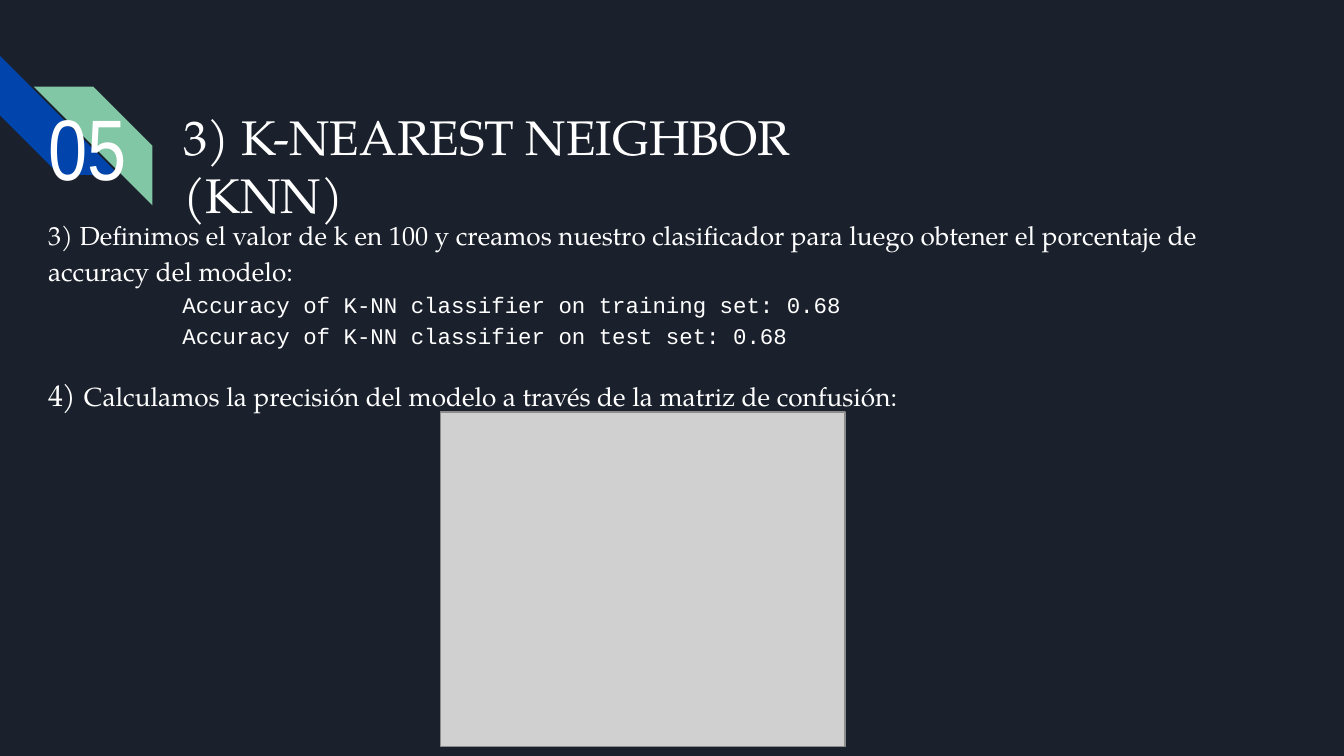
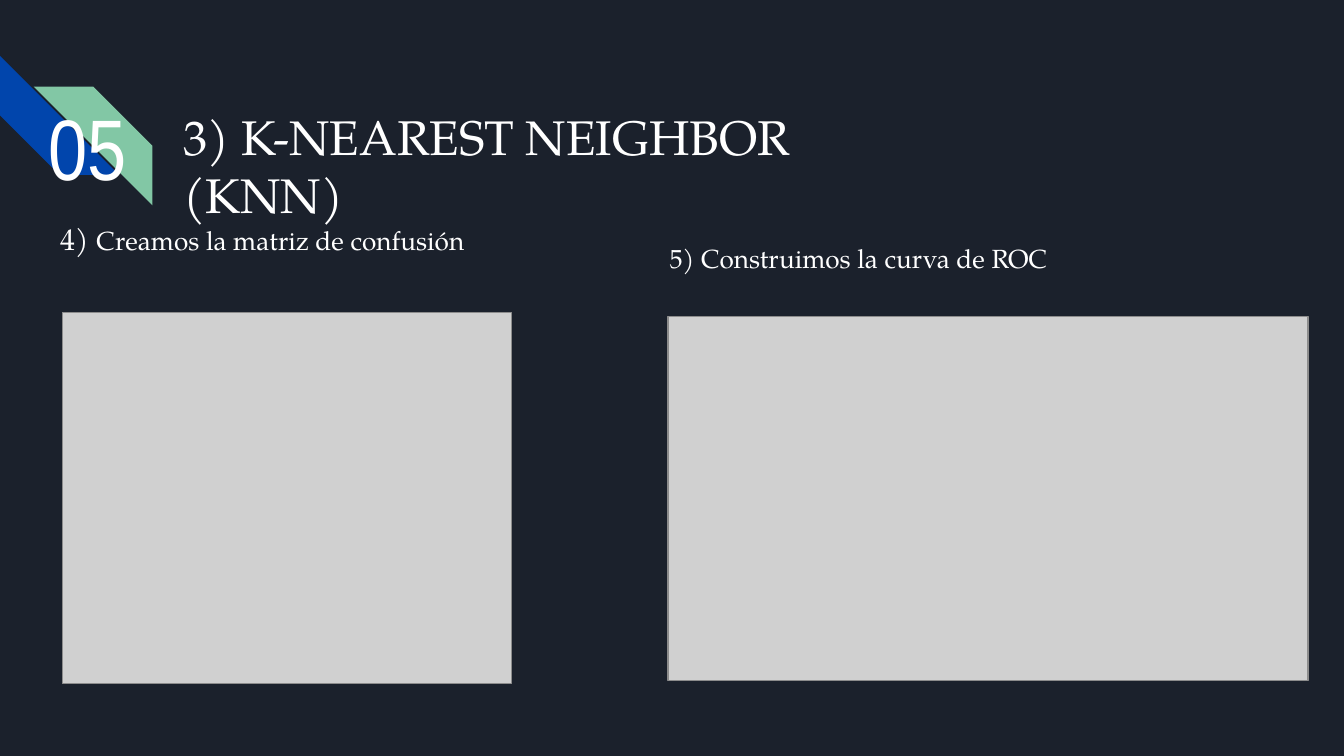
Before and after one commit to Alejo3107/PROYECTO_CH_DS, a slide deck: slide 34 of Presentación ejecutiva.pptx (slide 31 before the commit). Drawn at 1344x756 pixels with LibreOffice and Linux fonts; fonts in the diff are those of the drawing; grey boxes stand for pictures; background and template pictures are left out. Boxes give left, top, right and bottom in pixels: in the first picture for what was removed or moved away, otherwise in the second. Text is boxed around its words. In the diff, an @@ line names an element or a change of style, - is before the commit and + after.

```diff
--- a/Presentación ejecutiva.pptx
+++ b/Presentación ejecutiva.pptx
@@ text at bbox=[61, 222, 465, 257]: text changed @@
-3) Definimos el valor de k en 100 y creamos nuestro clasificador para luego obtener el porcentaje de accuracy del modelo:
-Accuracy of K-NN classifier on training set: 0.68
-Accuracy of K-NN classifier on test set: 0.68
-4) Calculamos la precisión del modelo a través de la matriz de confusión:
+4) Creamos la matriz de confusión
@@ text added at bbox=[670, 249, 1048, 274], 14 pt, text #FFFFFF @@
+5) Construimos la curva de ROC
@@ picture: place and size @@
-picture at bbox=[441, 411, 845, 746]
+picture at bbox=[62, 313, 511, 684]
@@ picture added at bbox=[668, 316, 1308, 680] @@
```
Also in this commit, not shown: 12 other slides changed, 3 slides added, 1 slide removed, 3 other files.
